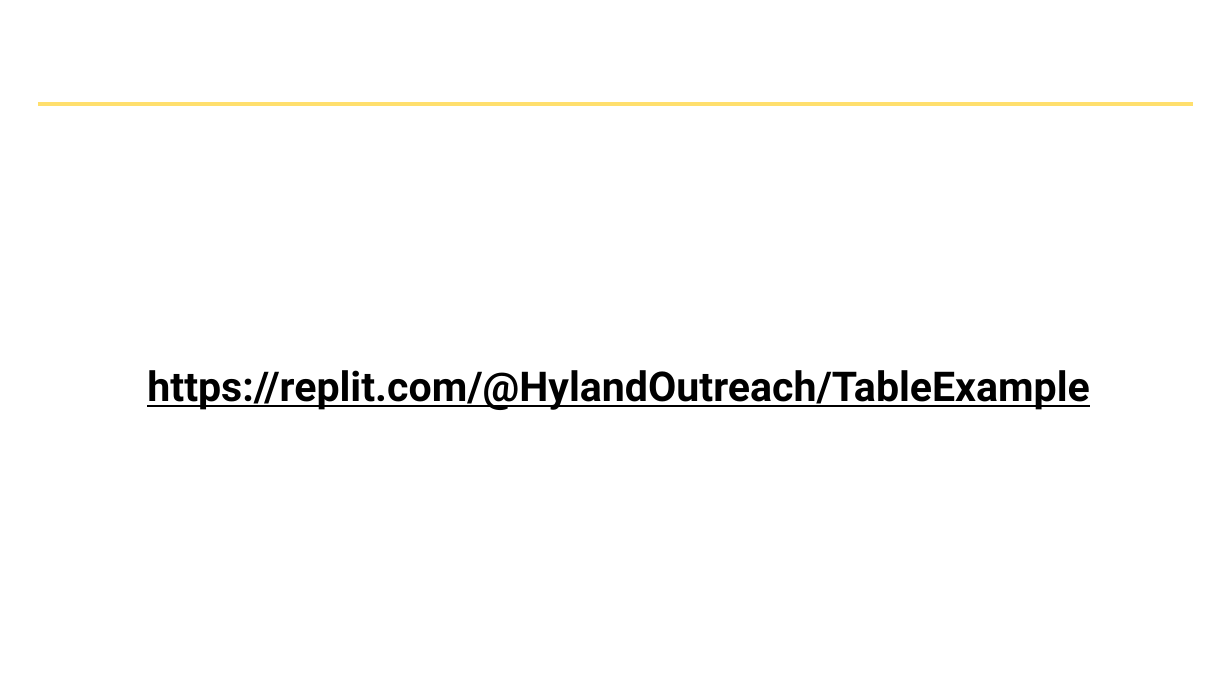
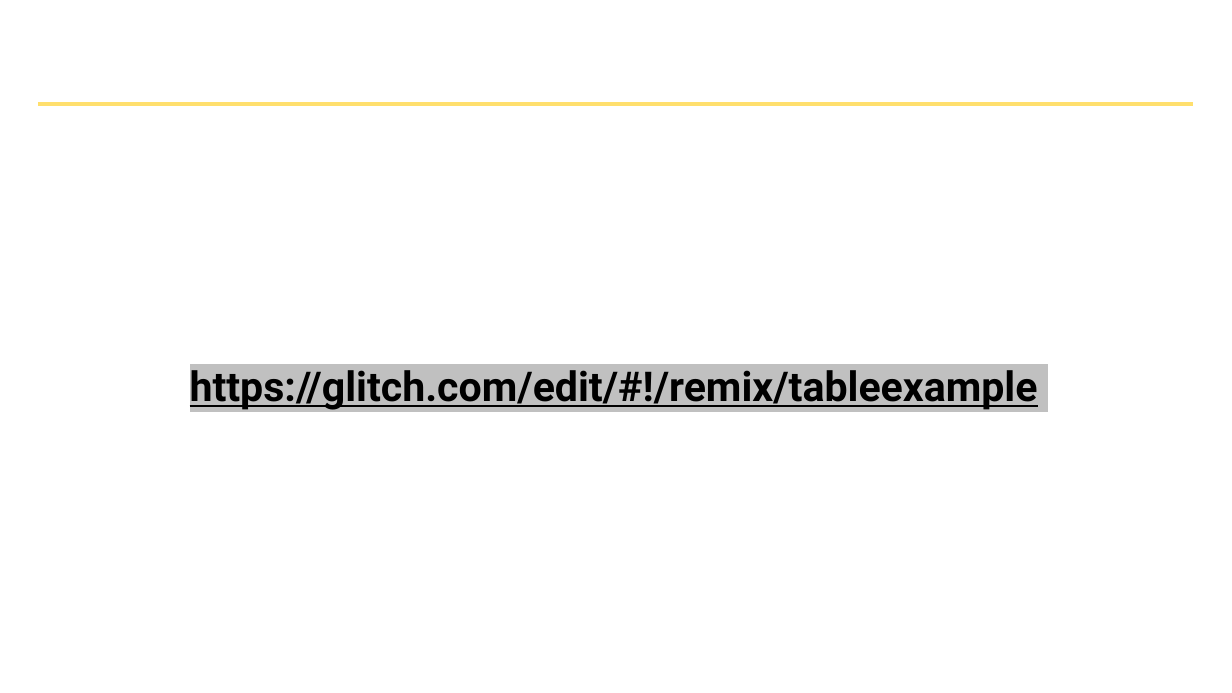
Before and after one commit to hytechclub/web-101, a slide deck: slide 5 of Week04/TablesAndIFrames.pptx. Drawn at 1232x693 pixels with LibreOffice and Linux fonts; fonts in the diff are those of the drawing; background and template pictures are left out. Boxes give left, top, right and bottom in pixels: in the first picture for what was removed or moved away, otherwise in the second. Text is boxed around its words. In the diff, an @@ line names an element or a change of style, - is before the commit and + after.

Commit message:
reapply some glitch changes

```diff
--- a/Week04/TablesAndIFrames.pptx
+++ b/Week04/TablesAndIFrames.pptx
@@ text at [190, 370, 1038, 410]: text changed @@
-https://replit.com/@HylandOutreach/TableExample
+https://glitch.com/edit/#!/remix/tableexample
```
Also in this commit, not shown: 1 other slide changed, 11 other files.
